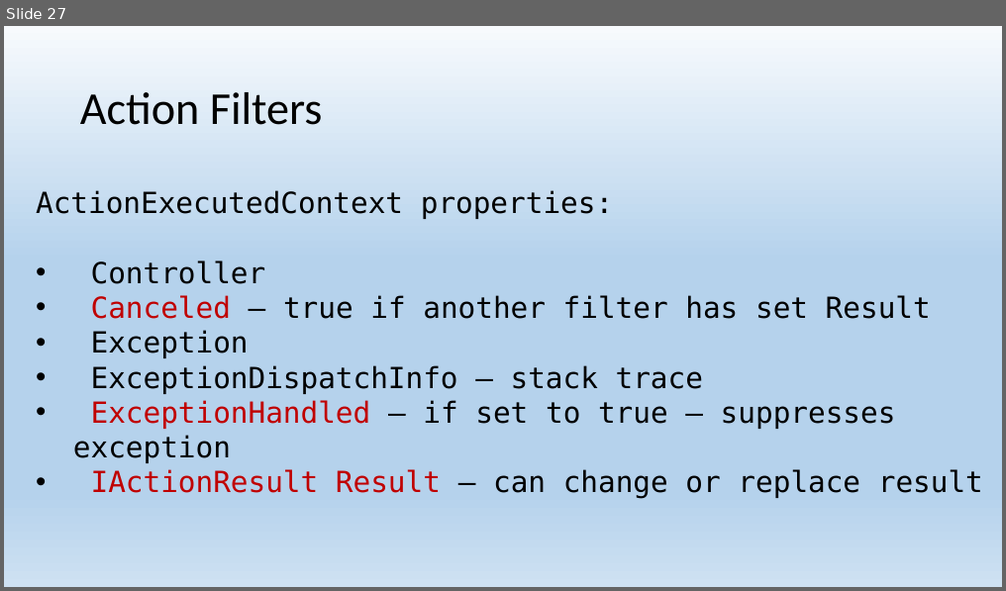
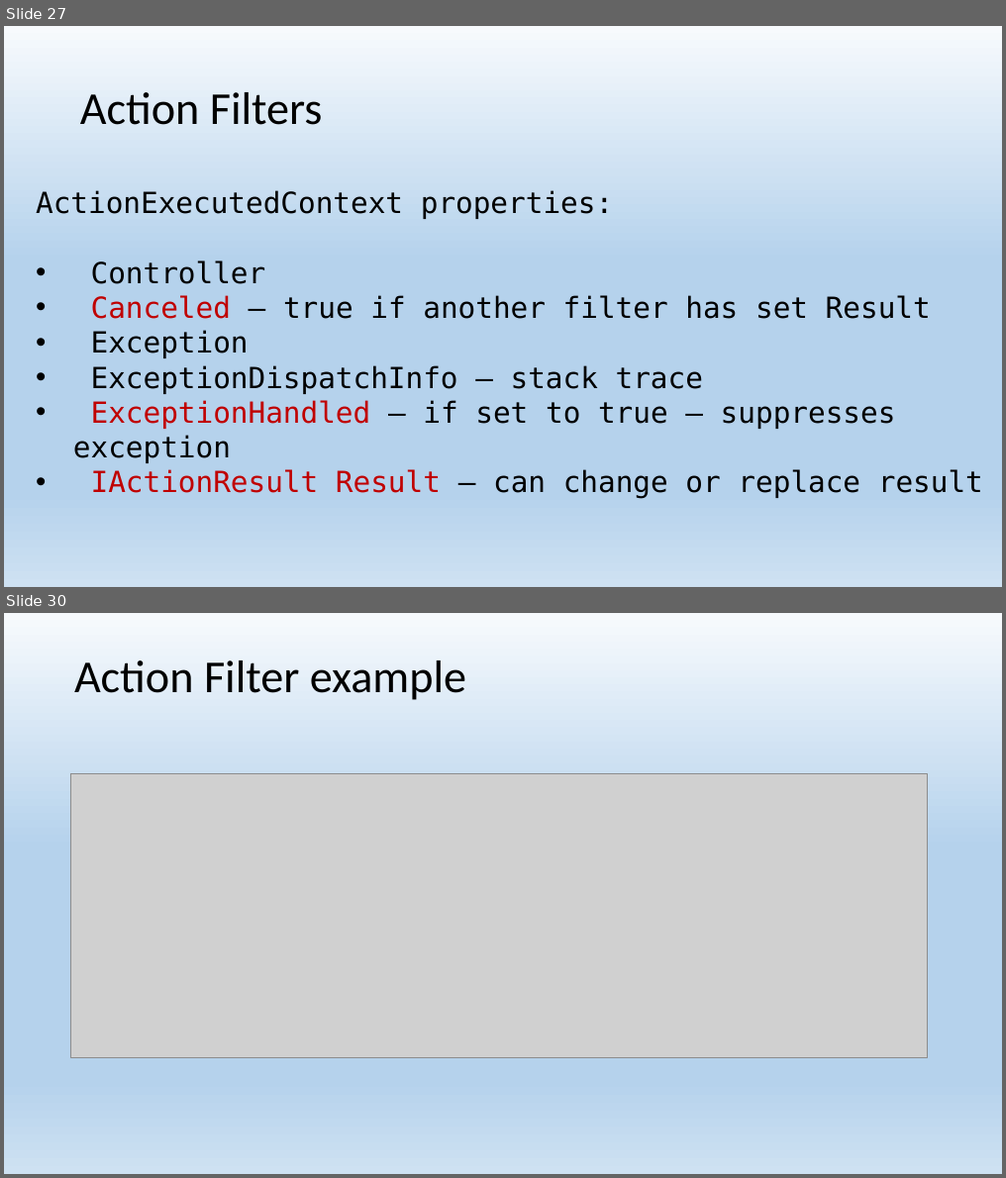
Before and after one commit to EPilyaev/ASPNetCoreMVC, a slide deck: AspNetCoreMVC.pptx. Shown one above the other, each under a label of ours: slide 27 before the commit, slides 27 and 30 after it; the slides between them are not shown. The pictures are 1006x591 and 1006x1178 pixels, drawn with LibreOffice and Linux fonts; fonts in the diff are those of the drawing; grey boxes stand for pictures. Boxes give left, top, right and bottom in pixels: in the first picture for what was removed or moved away, otherwise in the second. Text is boxed around its words. In the diff, an @@ line names an element or a change of style, - is before the commit and + after.

Commit message:
Add Action filters and Async action filters

```diff
--- a/AspNetCoreMVC.pptx
+++ b/AspNetCoreMVC.pptx
@@ slide 30 added at (4,613,1002,1174), background gradient #F7FAFD to #B5D2EC to #CEE1F2 @@
@@ title added at (74,661,466,700), 44 pt, text #000000 @@
+Action Filter example
@@ picture added at (70,774,928,1059) @@
```
Also in this commit, not shown: 3 slides changed, 6 other slides added, 3 other files.
